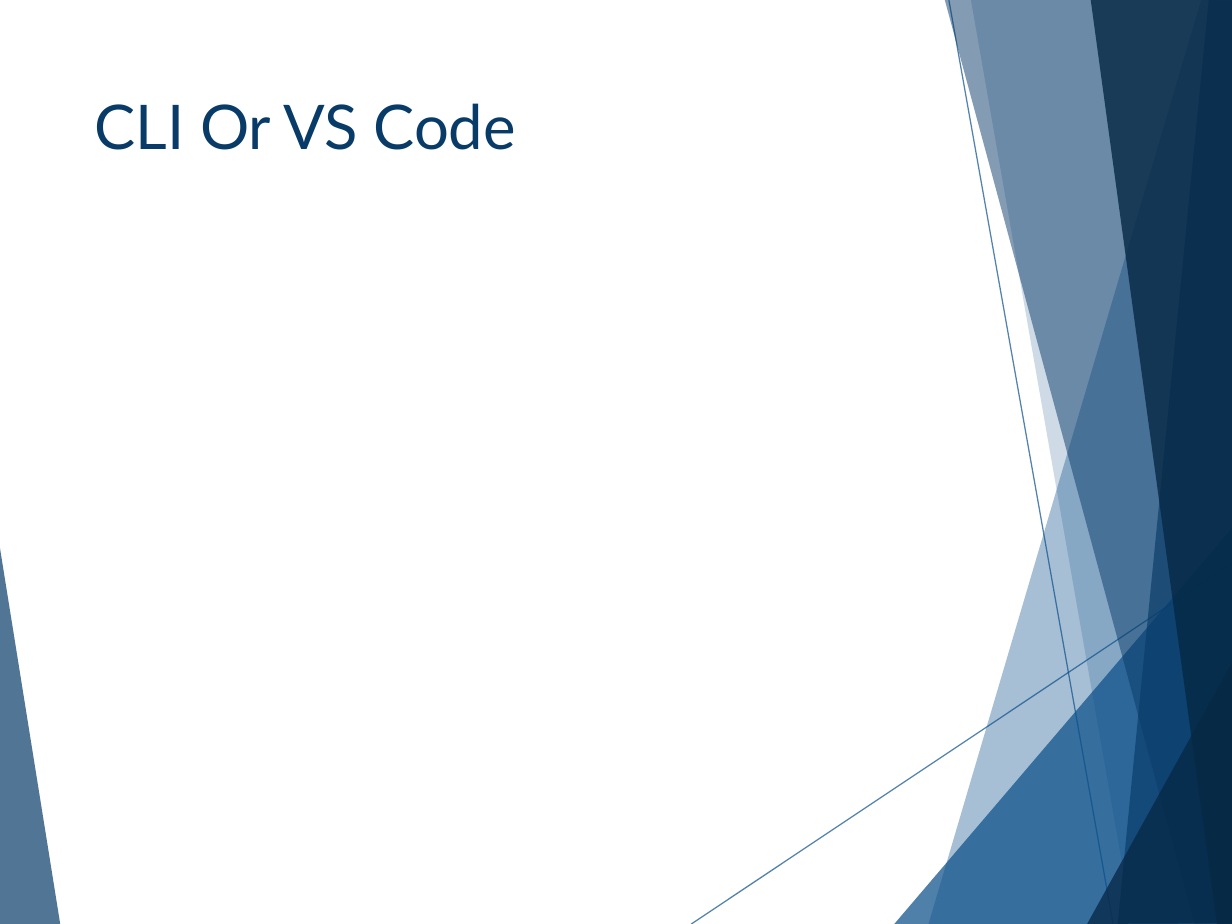
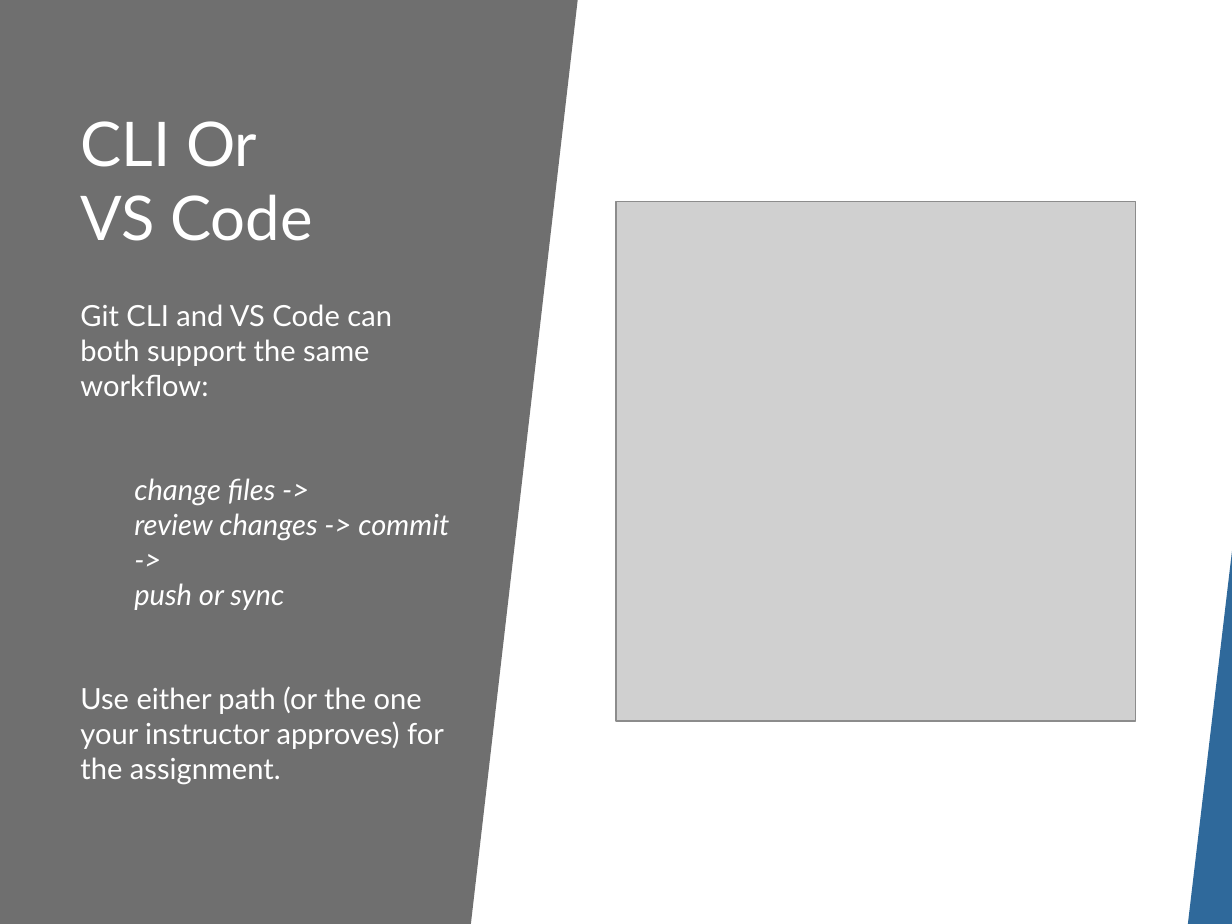
Before and after one commit to cashmy/AAISE_Details, a slide deck: slide 34 of 10-152-117_Python_Programming/Slide_Decks/Week_01/W01D01_Setup_Lecture_Slides.pptx (slide 31 before the commit). Drawn at 1232x924 pixels with LibreOffice and Linux fonts; fonts in the diff are those of the drawing; grey boxes stand for pictures; background and template pictures are left out. Boxes give left, top, right and bottom in pixels: in the first picture for what was removed or moved away, otherwise in the second. Text is boxed around its words. In the diff, an @@ line names an element or a change of style, - is before the commit and + after.

```diff
--- a/10-152-117_Python_Programming/Slide_Decks/Week_01/W01D01_Setup_Lecture_Slides.pptx
+++ b/10-152-117_Python_Programming/Slide_Decks/Week_01/W01D01_Setup_Lecture_Slides.pptx
@@ rectangle added at <box>0,0,1232,924</box>, fill #FFFFFF @@
@@ rectangle added at <box>0,0,471,924</box>, fill #6F6F6F @@
@@ triangle added at <box>471,0,578,924</box>, fill #6F6F6F @@
@@ title "CLI Or VS Code": place and size @@
-title "CLI Or VS Code" at <box>94,103,515,150</box>
+title "CLI Or VS Code" at <box>80,121,312,241</box>
@@ title "CLI Or VS Code" at <box>80,121,312,241</box>: text colour #083B67 to #FFFFFF; vertical alignment top to middle @@
@@ picture added at <box>616,201,1136,721</box> @@
@@ text added at <box>80,304,449,749</box>, 17 pt, text #FFFFFF @@
+Git CLI and VS Code can both support the same workflow:
+  change files ->
+  review changes -> commit ->
+  push or sync
+Use either path (or the one your instructor approves) for the assignment.
@@ triangle added at <box>1188,541,1232,924</box>, fill #0B4F8A at 85% opacity @@
```
Also in this commit, not shown: 8 other slides changed, 7 slides added, 6 slides removed, 25 other files.
